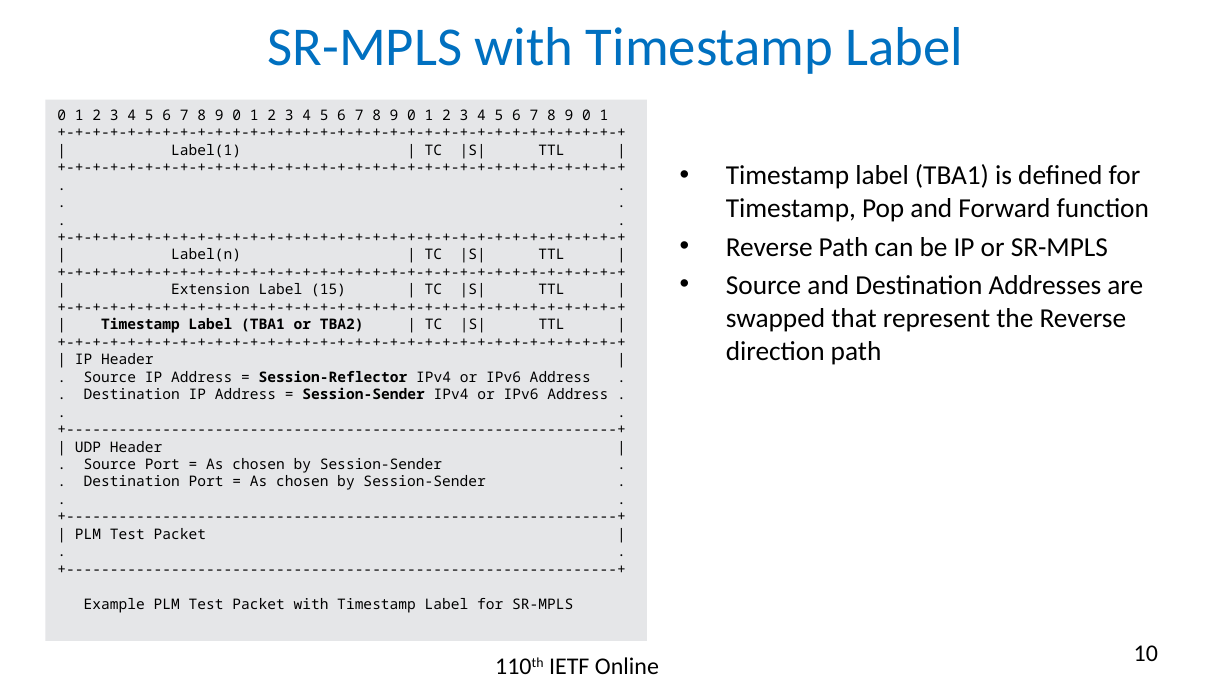
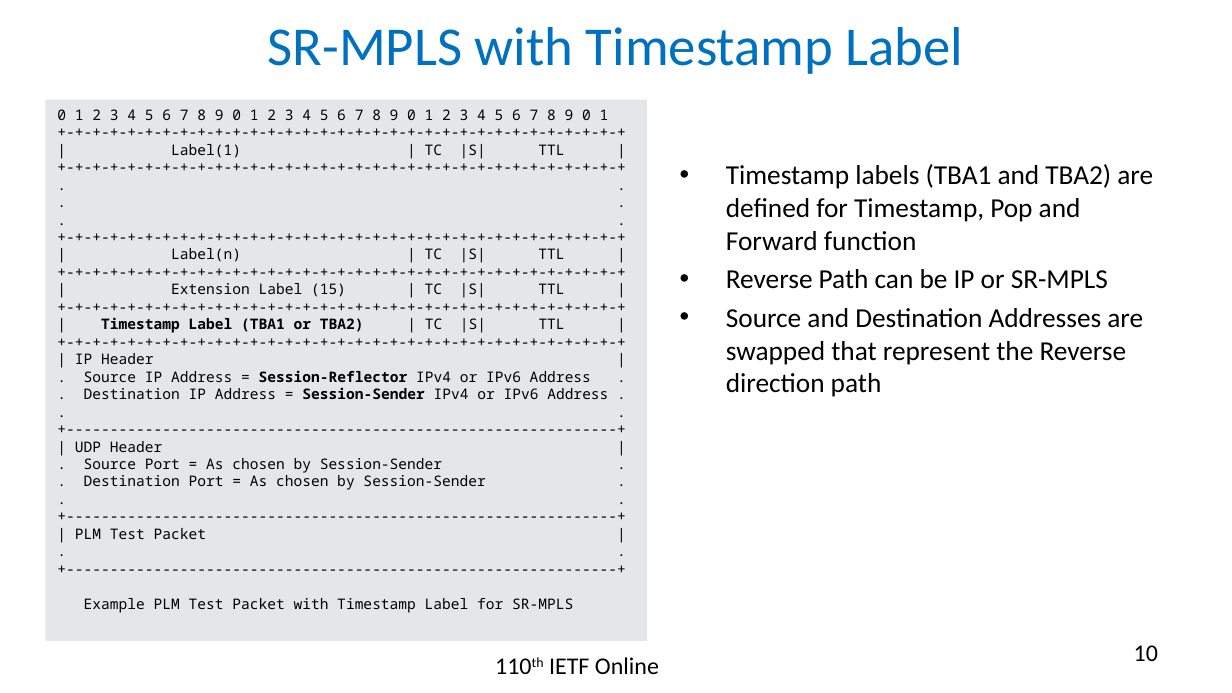
Before and after one commit to rakgandhi/ietf-slides, a slide deck: slide 10 of draft-gandhi-spring-sr-enhanced-plm-04.pptx. Drawn at 1232x693 pixels with LibreOffice and Linux fonts; fonts in the diff are those of the drawing. Boxes give left, top, right and bottom in pixels: in the first picture for what was removed or moved away, otherwise in the second. Text is boxed around its words. In the diff, an @@ line names an element or a change of style, - is before the commit and + after.

```diff
--- a/draft-gandhi-spring-sr-enhanced-plm-04.pptx
+++ b/draft-gandhi-spring-sr-enhanced-plm-04.pptx
@@ text at [726, 164, 1153, 251]: text changed @@
-• Timestamp label (TBA1) is defined for Timestamp, Pop and Forward function
+• Timestamp labels (TBA1 and TBA2) are defined for Timestamp, Pop and Forward function
```
Also in this commit, not shown: 1 other slide changed, 1 other file.
